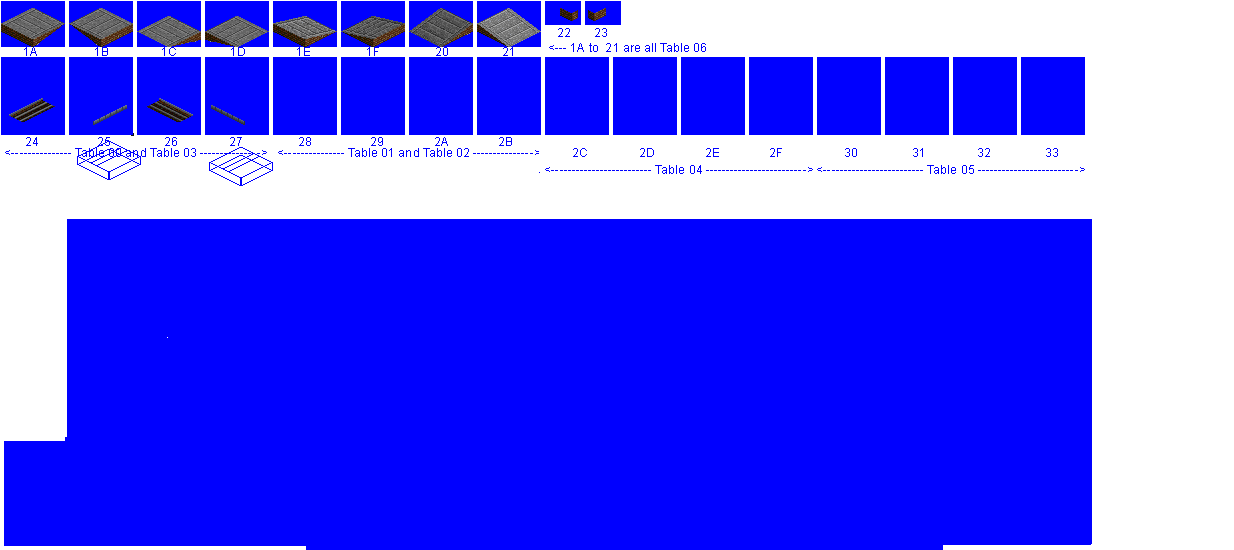
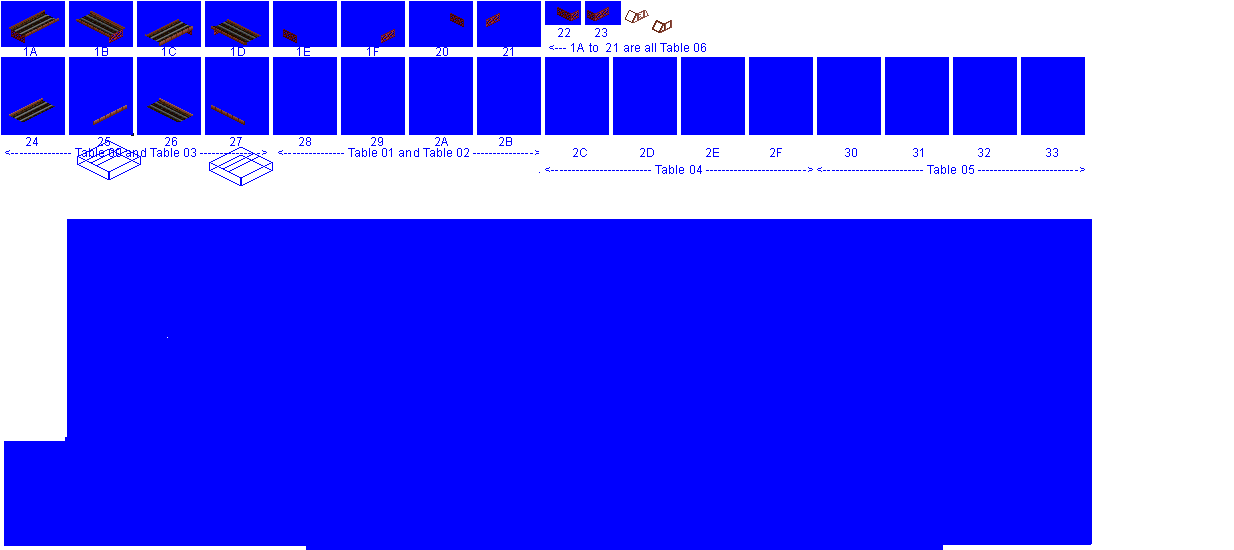
Layer changes from the first 1234 × 550 image to the second:
hid "brix" over left=1, top=8, right=606, bottom=47
added layer "trestle copy #1" above "trestle copy" over left=9, top=10, right=672, bottom=125
showed "trestle" over left=9, top=7, right=672, bottom=125
hid "new" over left=1, top=7, right=606, bottom=125
